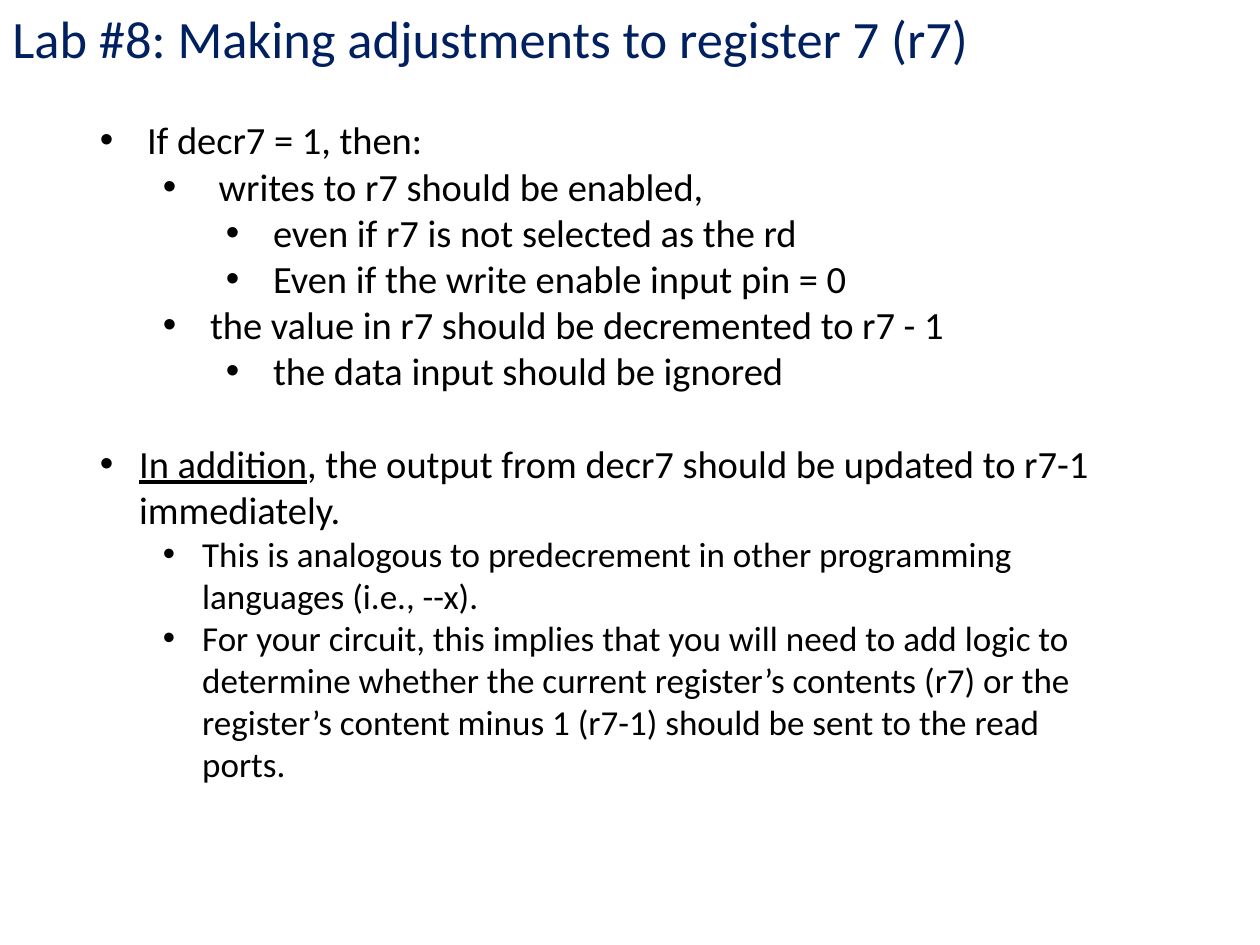
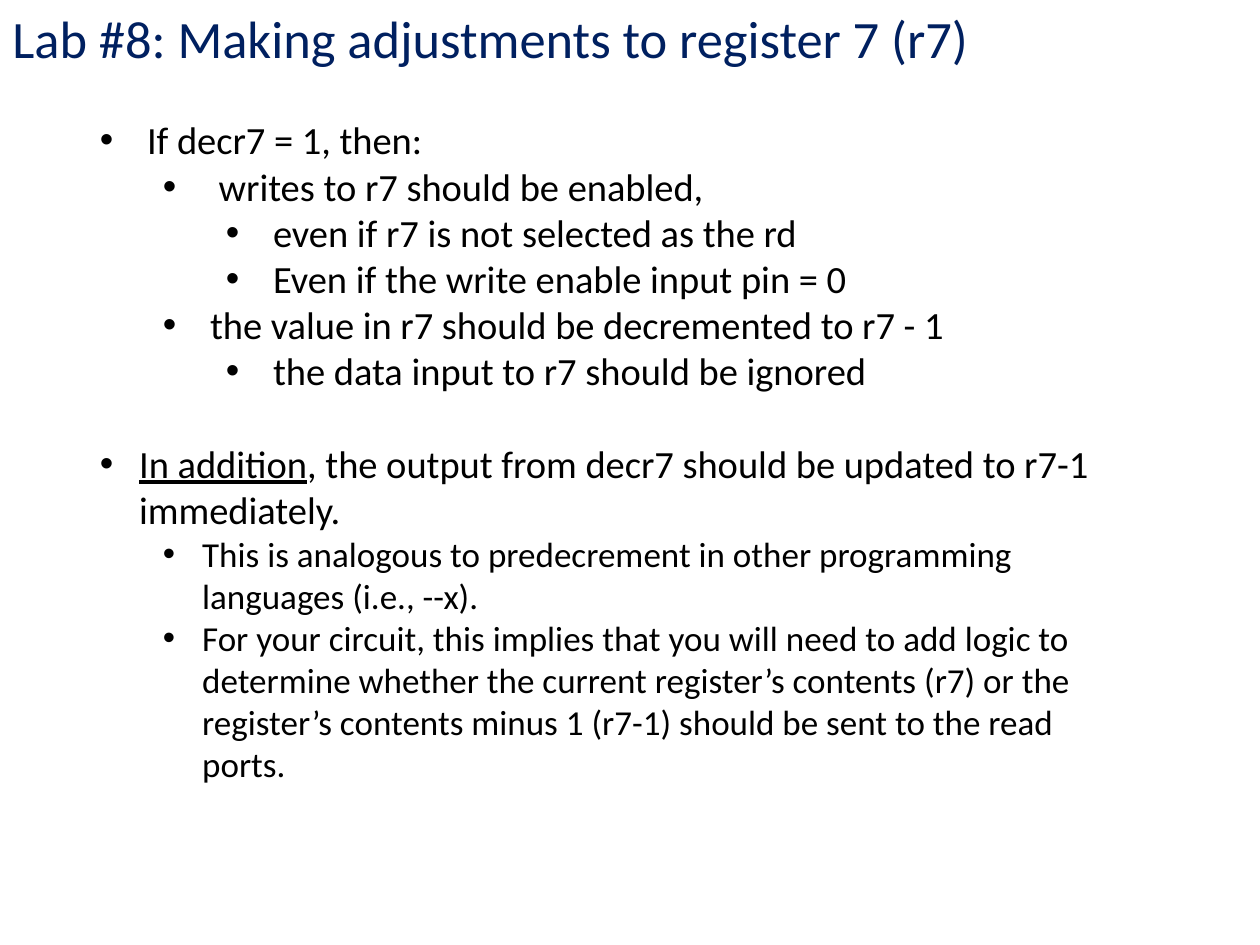
Before and after one commit to kc13/CS447JB, a slide deck: slide 9 of cs447jb_rec6_mar30_and_apr2.pptx. Drawn at 1260x945 pixels with LibreOffice and Linux fonts; fonts in the diff are those of the drawing. Boxes give left, top, right and bottom in pixels: in the first picture for what was removed or moved away, otherwise in the second. Text is boxed around its words. In the diff, an @@ line names an element or a change of style, - is before the commit and + after.

```diff
--- a/cs447jb_rec6_mar30_and_apr2.pptx
+++ b/cs447jb_rec6_mar30_and_apr2.pptx
@@ text at (x1=273, y1=358, x2=867, y2=392): text changed @@
-    • the data input should be ignored
+    • the data input to r7 should be ignored
@@ text at (x1=202, y1=626, x2=1070, y2=783): text changed @@
-  • For your circuit, this implies that you will need to add logic to determine whether the current register’s contents (r7) or the register’s content minus 1 (r7-1) should be sent to the read ports.
+  • For your circuit, this implies that you will need to add logic to determine whether the current register’s contents (r7) or the register’s contents minus 1 (r7-1) should be sent to the read ports.
```
Also in this commit, not shown: 3 other slides changed.
